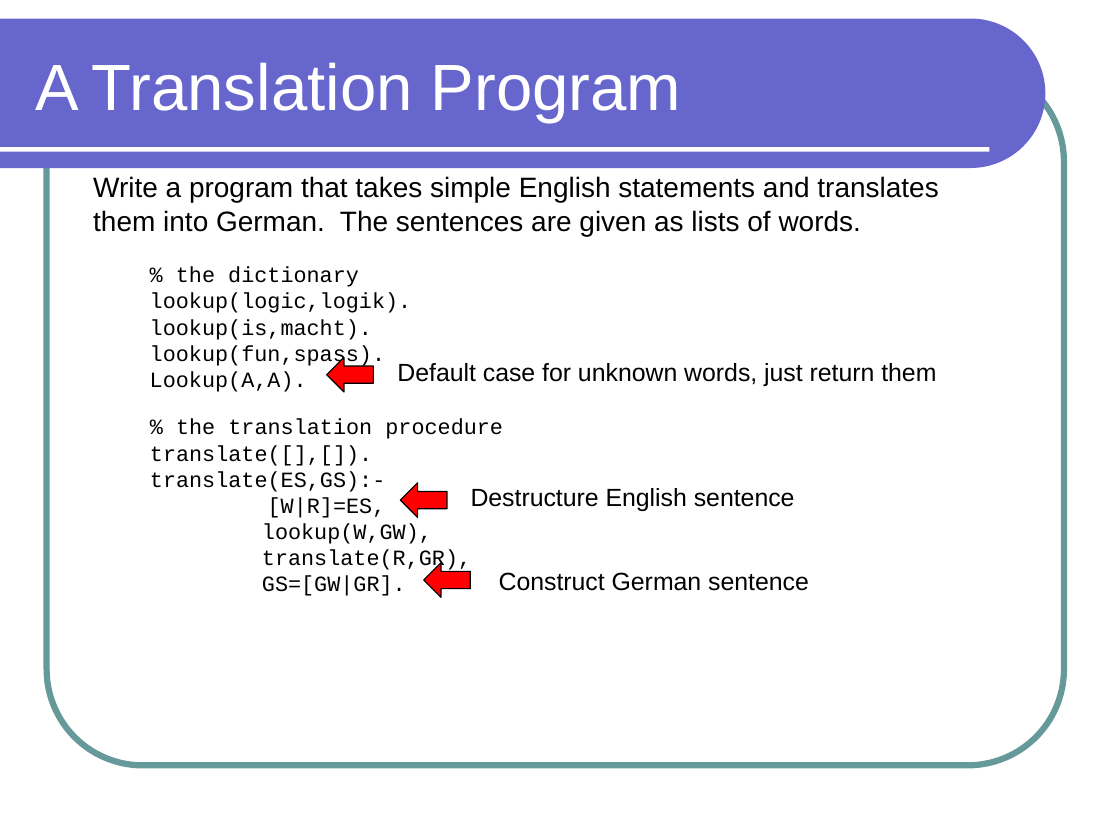
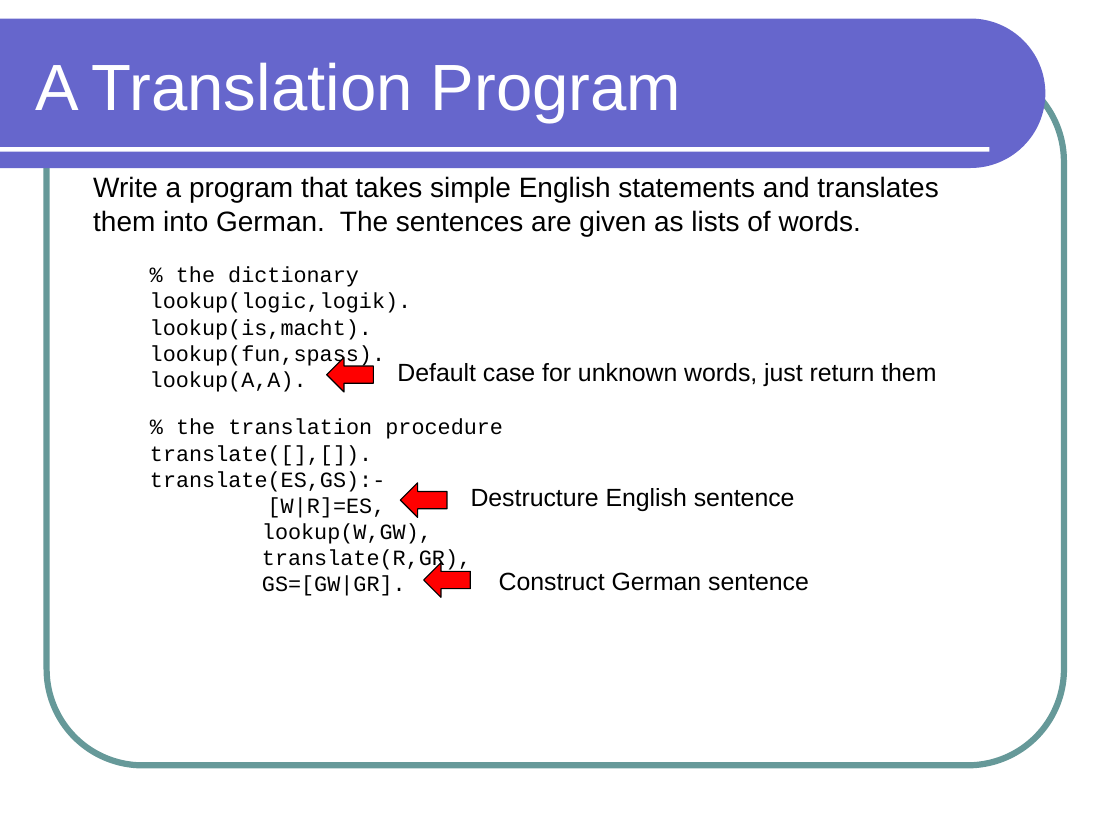
Before and after one commit to lutzhamel/CSC301, a slide deck: slide 2 of notes/csc301-ln023.ppt. Drawn at 1120x840 pixels with LibreOffice and Linux fonts; fonts in the diff are those of the drawing. Boxes give left, top, right and bottom in pixels: in the first picture for what was removed or moved away, otherwise in the second. Text is boxed around its words. In the diff, an @@ line names an element or a change of style, - is before the commit and + after.

```diff
--- a/notes/csc301-ln023.ppt
+++ b/notes/csc301-ln023.ppt
@@ text at [150,371,307,392]: text changed @@
-Lookup(A,A).
+lookup(A,A).
```
Also in this commit, not shown: 1 other file.
